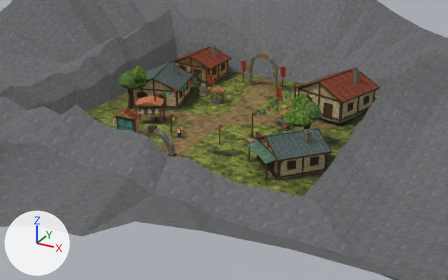
Renders of the Blender file Blender/Bellwake/Bellmarket.blend from each side of a commit.
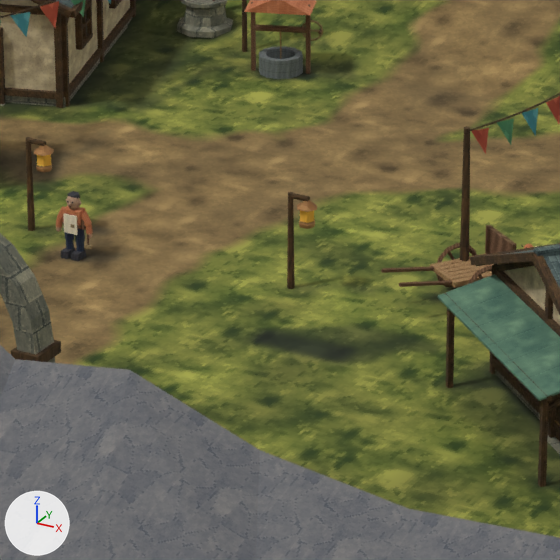
Old and new are each drawn from a camera (50 mm lens) standing at (42.52, -75.8, 34.97) and looking at (6.21, -9.77, 1.96) and again close up on the part from 37% to 60% of the width and 32% to 69% of the height. The axes (+X, +Y, +Z) are drawn at lower left. The lights are the same throughout. The older version's two pictures come first.

In view in the first close-up: 'Arch stone', 'Arch stone.001', 'Arch stone.002', 'Carved octagonal footing', 'Court and sloping apse', 'Covered well', 'Cut escarpment and distant ridgeline', 'Delivery cart', 'Entrance west closed wall and attic core', 'Lower east closed porch canopy', 'Lower east closed wall and attic core', 'Tavi' and 60 more.
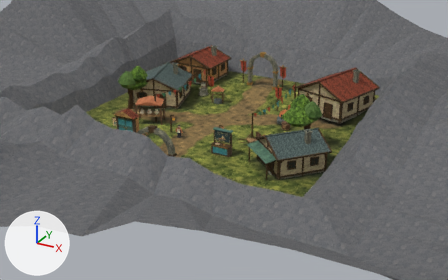
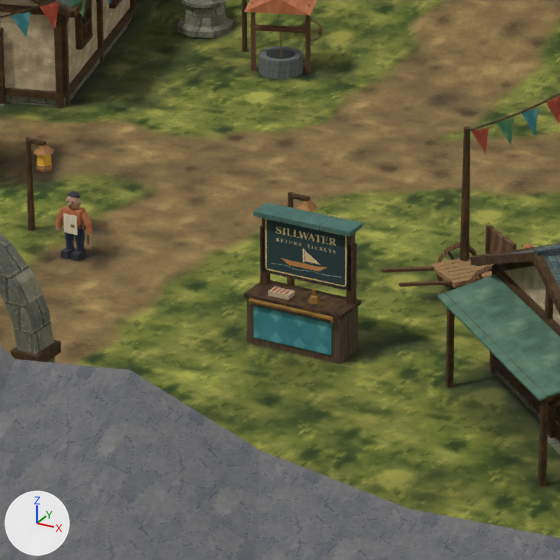
Patch to the scene script:
```diff
--- a/Blender/Bellwake/Bellmarket.blend.py
+++ b/Blender/Bellwake/Bellmarket.blend.py
@@ ob_handrail @@
+ob_handrail = bpy.data.objects.new('Handrail', me_handrail)  # 18 vertices, 11 faces; spans x 4.85..7.15, y -10.67..-10.57, z 1.2..1.3; in mat_brass (picture img_brass_png)
+ob_handrail.location = (0.0, 0.0, 0.0)
@@ ob_clerk_s_handbell @@
+ob_clerk_s_handbell = bpy.data.objects.new('Clerk’s handbell', me_clerk_s_handbell)  # 72 vertices, 62 faces; spans x 6.25..6.57, y -10.28..-9.96, z 1.34..1.67; in mat_brass (picture img_brass_png)
+ob_clerk_s_handbell.location = (0.0, 0.0, 0.0)
@@ ob_ticket_block @@
+ob_ticket_block = bpy.data.objects.new('Ticket block', me_ticket_block)  # a box spanning x 5.22..5.8, y -10.335..-10.005, z 1.34..1.46; in mat_houseplaster (picture img_houseplaster_png)
+ob_ticket_block.location = (0.0, 0.0, 0.0)
@@ ob_rain_drip @@
+ob_rain_drip = bpy.data.objects.new('Rain drip', me_rain_drip)  # a box spanning x 4.65..7.35, y -10.04..-9.38, z 3.25..3.37; in mat_verdigrissheet (picture img_verdigrissheet_png)
+ob_rain_drip.location = (0.0, 0.0, 0.0)
@@ ob_packet_service_board @@
+ob_packet_service_board = bpy.data.objects.new('Packet service board', me_packet_service_board)  # 4 vertices, 1 face; spans x 4.83..7.17, y -9.82, z 1.74..3.2; in mat_parishpacket (picture img_parishpacket_png)
+ob_packet_service_board.location = (0.0, 0.0, 0.0)
@@ ob_enamel_backing @@
+ob_enamel_backing = bpy.data.objects.new('Enamel backing', me_enamel_backing)  # a box spanning x 4.75..7.25, y -9.8..-9.58, z 1.68..3.26; in mat_tarredoak (picture img_tarredoak_png)
+ob_enamel_backing.location = (0.0, 0.0, 0.0)
@@ ob_timber_upright_001 @@
+ob_timber_upright_001 = bpy.data.objects.new('Timber upright.001', me_timber_upright_001)  # a box spanning x 7.14..7.3, y -9.8..-9.6, z -0.04..2.9; in mat_wood (picture img_wood_png)
+ob_timber_upright_001.location = (0.0, 0.0, 0.0)
@@ ob_timber_upright @@
+ob_timber_upright = bpy.data.objects.new('Timber upright', me_timber_upright)  # a box spanning x 4.7..4.86, y -9.8..-9.6, z -0.04..2.9; in mat_wood (picture img_wood_png)
+ob_timber_upright.location = (0.0, 0.0, 0.0)
@@ ob_counter_front_panel @@
+ob_counter_front_panel = bpy.data.objects.new('Counter front panel', me_counter_front_panel)  # a box spanning x 4.91..7.1, y -10.52..-10.46, z 0.2..1.06; in mat_seacloth (picture img_seacloth_png)
+ob_counter_front_panel.location = (0.0, 0.0, 0.0)
@@ ob_desk_writing_top @@
+ob_desk_writing_top = bpy.data.objects.new('Desk writing top', me_desk_writing_top)  # a box spanning x 4.63..7.37, y -10.52..-9.48, z 1.22..1.34; in mat_wood (picture img_wood_png)
+ob_desk_writing_top.location = (0.0, 0.0, 0.0)
@@ ob_purfled_packet_desk @@
+ob_purfled_packet_desk = bpy.data.objects.new('Purfled packet desk', me_purfled_packet_desk)  # a box spanning x 4.69..7.31, y -10.48..-9.52, z -0.03..1.25; in mat_tarredoak (picture img_tarredoak_png)
+ob_purfled_packet_desk.location = (0.0, 0.0, 0.0)
```

Boxes [x1, y1, x2, y2] around the edits, measured in the close-ups (560 x 560 px):
'Packet service board', added
    after: [264, 218, 348, 288]
'Counter front panel', added (cyan)
    after: [254, 305, 332, 355]
'Purfled packet desk', added (brown)
    after: [247, 299, 358, 364]
'Desk writing top', added (brown)
    after: [244, 280, 361, 320]
'Rain drip', added (green)
    after: [253, 203, 363, 237]
'Timber upright.001', added (brown)
    after: [346, 243, 357, 305]
'Handrail', added
    after: [248, 298, 332, 320]
'Enamel backing', added (mostly hidden)
    after: [262, 218, 355, 291]
'Timber upright', added
    after: [260, 225, 270, 285]
'Ticket block', added
    after: [268, 286, 295, 300]
'Clerk’s handbell', added
    after: [308, 289, 321, 305]
